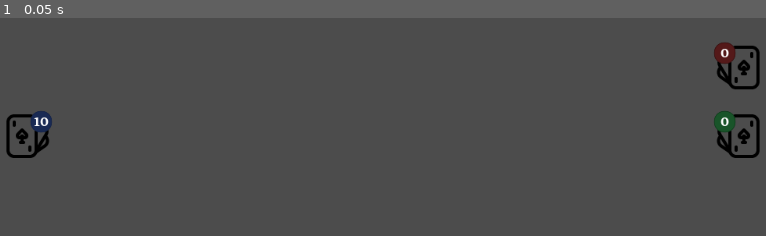
Above: before the commit, frame 1.
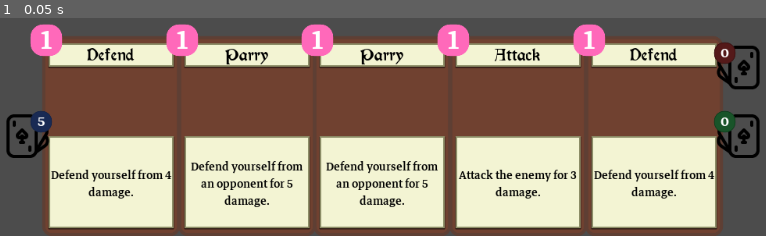
Above: after the commit, the same moment.

Repository: Maaack/Battle-Deck-Energy
Game: Godot game, scene res://Scenes/Main.tscn
The game is run twice, just before and just after one commit, with the same random seed, the same clock (stepped at 60 frames per second) and the same inputs.
Inputs:
- Up to frame 1 (0.05 s): no input

The runs differ from the first frame. In frame 1, 79% of the frame differs, in the area x 3-95%, y 2-100%.

Commit message:
INIT-01: Drawing first cards out of the deck and into hand.

Diff:
--- a/Resources/DecksSettings/DeckSettings.gd
+++ b/Resources/DeckSettings/DeckSettings.gd
@@ -5,6 +5,9 @@
 
 export(Array, PackedScene) var cards : Array = []
 
+
+func _to_string():
+	return str(cards)
 
 func size():
 	return cards.size()
--- /dev/null
+++ b/Resources/DeckSettings/StartingDeck.tres
@@ -0,0 +1,10 @@
+[gd_resource type="Resource" load_steps=5 format=2]
+
+[ext_resource path="res://Scenes/HUD/Cards/ParryCard.tscn" type="PackedScene" id=1]
+[ext_resource path="res://Scenes/HUD/Cards/DefendCard.tscn" type="PackedScene" id=2]
+[ext_resource path="res://Resources/DeckSettings/DeckSettings.gd" type="Script" id=3]
+[ext_resource path="res://Scenes/HUD/Cards/AttackCard.tscn" type="PackedScene" id=4]
+
+[resource]
+script = ExtResource( 3 )
+cards = [ ExtResource( 4 ), ExtResource( 4 ), ExtResource( 4 ), ExtResource( 4 ), ExtResource( 2 ), ExtResource( 2 ), ExtResource( 2 ), ExtResource( 2 ), ExtResource( 1 ), ExtResource( 1 ) ]
--- a/Resources/DecksSettings/StartingDeck.tres
+++ /dev/null
@@ -1,10 +0,0 @@
-[gd_resource type="Resource" load_steps=5 format=2]
-
-[ext_resource path="res://Scenes/HUD/Cards/AttackCard.tscn" type="PackedScene" id=1]
-[ext_resource path="res://Scenes/HUD/Cards/DefendCard.tscn" type="PackedScene" id=2]
-[ext_resource path="res://Resources/DecksSettings/DeckSettings.gd" type="Script" id=3]
-[ext_resource path="res://Scenes/HUD/Cards/ParryCard.tscn" type="PackedScene" id=4]
-
-[resource]
-script = ExtResource( 3 )
-cards = [ ExtResource( 1 ), ExtResource( 1 ), ExtResource( 1 ), ExtResource( 1 ), ExtResource( 2 ), ExtResource( 2 ), ExtResource( 2 ), ExtResource( 2 ), ExtResource( 4 ), ExtResource( 4 ) ]
--- a/Scenes/HUD/Decks/Base/Deck.gd
+++ b/Scenes/HUD/Decks/Base/Deck.gd
@@ -2,11 +2,14 @@
 extends Control
 
 
-export(Resource) var deck_settings setget set_deck_settings
-
 onready var count_label = $TextureRect/Panel/CountLabel
 
+var deck_settings : DeckSettings setget set_deck_settings
+
+
 func set_deck_settings(value:DeckSettings):
+	if not is_instance_valid(value):
+		return
 	deck_settings = value.duplicate()
 	_update_deck_count()
 
@@ -19,3 +22,16 @@
 	if not is_instance_valid(count_label):
 		return
 	count_label.text = str(deck_settings.size())
+
+func shuffle():
+	if not is_instance_valid(deck_settings):
+		return
+	deck_settings.shuffle()
+
+func draw_hand(count:int = 1):
+	var hand : Array = []
+	if not is_instance_valid(deck_settings):
+		return hand
+	hand = deck_settings.draw_hand(count)
+	_update_deck_count()
+	return hand
--- a/Scenes/HUD/Decks/Base/Deck.tscn
+++ b/Scenes/HUD/Decks/Base/Deck.tscn
@@ -1,13 +1,8 @@
-[gd_scene load_steps=6 format=2]
+[gd_scene load_steps=4 format=2]
 
 [ext_resource path="res://Assets/Sourced/Icons/LineHeroUnlimited/Medium/cards_game_solitaire_poker_blackjack_casino.png" type="Texture" id=1]
 [ext_resource path="res://Themes/HUD.tres" type="Theme" id=2]
 [ext_resource path="res://Scenes/HUD/Decks/Base/Deck.gd" type="Script" id=3]
-[ext_resource path="res://Resources/DecksSettings/DeckSettings.gd" type="Script" id=4]
-
-[sub_resource type="Resource" id=1]
-script = ExtResource( 4 )
-cards = [  ]
 
 [node name="Deck" type="Control"]
 anchor_right = 1.0
@@ -20,7 +15,6 @@
 __meta__ = {
 "_edit_use_anchors_": false
 }
-deck_settings = SubResource( 1 )
 
 [node name="TextureRect" type="TextureRect" parent="."]
 anchor_right = 1.0
--- a/Scenes/HUD/Decks/DrawPile.tscn
+++ b/Scenes/HUD/Decks/DrawPile.tscn
@@ -1,15 +1,9 @@
-[gd_scene load_steps=5 format=2]
+[gd_scene load_steps=3 format=2]
 
 [ext_resource path="res://Themes/StyleBoxes/DrawPileStyleBox.tres" type="StyleBox" id=1]
 [ext_resource path="res://Scenes/HUD/Decks/Base/Deck.tscn" type="PackedScene" id=2]
-[ext_resource path="res://Resources/DecksSettings/DeckSettings.gd" type="Script" id=5]
-
-[sub_resource type="Resource" id=1]
-script = ExtResource( 5 )
-cards = [  ]
 
 [node name="DrawPile" instance=ExtResource( 2 )]
-deck_settings = SubResource( 1 )
 
 [node name="Panel" parent="TextureRect" index="0"]
 custom_styles/panel = ExtResource( 1 )
--- a/Scenes/HUD/HUD.gd
+++ b/Scenes/HUD/HUD.gd
@@ -1 +1,12 @@
 extends Control
+
+
+var starter_deck = preload("res://Resources/DeckSettings/StartingDeck.tres")
+
+func _ready():
+	randomize()
+	$DrawPile.set_deck_settings(starter_deck)
+	$DrawPile.shuffle()
+	var cards : Array = $DrawPile.draw_hand(5)
+	for card_scene in cards:
+		$CenterBottom/Hand.add_card(card_scene)
--- a/Scenes/HUD/HUD.tscn
+++ b/Scenes/HUD/HUD.tscn
@@ -1,25 +1,10 @@
-[gd_scene load_steps=12 format=2]
+[gd_scene load_steps=6 format=2]
 
 [ext_resource path="res://Scenes/HUD/Decks/DrawPile.tscn" type="PackedScene" id=1]
 [ext_resource path="res://Scenes/HUD/HUD.gd" type="Script" id=2]
 [ext_resource path="res://Scenes/HUD/Decks/ExhaustPile.tscn" type="PackedScene" id=3]
 [ext_resource path="res://Scenes/HUD/Decks/DiscardPile.tscn" type="PackedScene" id=4]
-[ext_resource path="res://Scenes/HUD/Cards/ParryCard.tscn" type="PackedScene" id=5]
-[ext_resource path="res://Resources/DecksSettings/DeckSettings.gd" type="Script" id=6]
-[ext_resource path="res://Scenes/HUD/Cards/AttackCard.tscn" type="PackedScene" id=7]
-[ext_resource path="res://Scenes/HUD/Cards/DefendCard.tscn" type="PackedScene" id=8]
-
-[sub_resource type="Resource" id=1]
-script = ExtResource( 6 )
-cards = [ ExtResource( 7 ), ExtResource( 7 ), ExtResource( 7 ), ExtResource( 7 ), ExtResource( 8 ), ExtResource( 8 ), ExtResource( 8 ), ExtResource( 8 ), ExtResource( 5 ), ExtResource( 5 ) ]
-
-[sub_resource type="Resource" id=2]
-script = ExtResource( 6 )
-cards = [  ]
-
-[sub_resource type="Resource" id=3]
-script = ExtResource( 6 )
-cards = [  ]
+[ext_resource path="res://Scenes/HUD/Hand/Hand.tscn" type="PackedScene" id=9]
 
 [node name="HUD" type="Control"]
 anchor_right = 1.0
@@ -32,43 +17,37 @@
 "_edit_vertical_guides_": [ 23.6014, 935.507 ]
 }
 
-[node name="CenterBottom" type="CenterContainer" parent="."]
+[node name="CenterBottom" type="MarginContainer" parent="."]
 anchor_left = 0.5
 anchor_top = 1.0
 anchor_right = 0.5
 anchor_bottom = 1.0
 margin_left = -512.0
-margin_top = -152.0
+margin_top = -256.0
 margin_right = 512.0
 mouse_filter = 2
+custom_constants/margin_right = 80
+custom_constants/margin_left = 80
 __meta__ = {
-"_edit_lock_": true,
-"_edit_use_anchors_": false
+"_edit_lock_": true
 }
 
-[node name="CenterPoint" type="Control" parent="CenterBottom"]
-margin_left = 512.0
-margin_top = 76.0
-margin_right = 512.0
-margin_bottom = 76.0
+[node name="Hand" parent="CenterBottom" instance=ExtResource( 9 )]
 
 [node name="DrawPile" parent="." instance=ExtResource( 1 )]
 margin_left = 23.6014
 margin_top = 440.296
 margin_right = -936.399
 margin_bottom = -95.7039
-deck_settings = SubResource( 1 )
 
 [node name="DiscardPile" parent="." instance=ExtResource( 4 )]
 margin_left = 935.507
 margin_top = 440.296
 margin_right = -24.4934
 margin_bottom = -95.7034
-deck_settings = SubResource( 2 )
 
 [node name="ExhaustPile" parent="." instance=ExtResource( 3 )]
 margin_left = 935.507
 margin_top = 352.41
 margin_right = -24.4935
 margin_bottom = -183.59
-deck_settings = SubResource( 3 )
--- /dev/null
+++ b/Scenes/HUD/Hand/CardContainer/CardContainer.gd
@@ -0,0 +1,17 @@
+extends Container
+
+
+onready var card_container = $CenteredControl
+
+
+func set_card(card_scene:PackedScene):
+	if not is_instance_valid(card_container):
+		return
+	_clear_children()
+	var card_instance = card_scene.instance()
+	card_container.add_child(card_instance)
+
+func _clear_children():
+	if card_container.get_child_count() > 0:
+		for child in card_container.get_children():
+			child.queue_free()
--- /dev/null
+++ b/Scenes/HUD/Hand/CardContainer/CardContainer.tscn
@@ -0,0 +1,12 @@
+[gd_scene load_steps=2 format=2]
+
+[ext_resource path="res://Scenes/HUD/Hand/CardContainer/CardContainer.gd" type="Script" id=1]
+
+[node name="CardContainer" type="CenterContainer"]
+size_flags_horizontal = 3
+script = ExtResource( 1 )
+__meta__ = {
+"_edit_use_anchors_": false
+}
+
+[node name="CenteredControl" type="Control" parent="."]
--- /dev/null
+++ b/Scenes/HUD/Hand/Hand.gd
@@ -0,0 +1,11 @@
+extends HBoxContainer
+
+
+onready var container_scene = preload("res://Scenes/HUD/Hand/CardContainer/CardContainer.tscn")
+
+func add_card(card_scene:PackedScene):
+	if not is_instance_valid(container_scene):
+		return
+	var container_instance = container_scene.instance()
+	add_child(container_instance)
+	container_instance.set_card(card_scene)
--- /dev/null
+++ b/Scenes/HUD/Hand/Hand.tscn
@@ -0,0 +1,13 @@
+[gd_scene load_steps=2 format=2]
+
+[ext_resource path="res://Scenes/HUD/Hand/Hand.gd" type="Script" id=1]
+
+[node name="Hand" type="HBoxContainer"]
+margin_left = 80.0
+margin_right = 944.0
+margin_bottom = 256.0
+size_flags_horizontal = 3
+script = ExtResource( 1 )
+__meta__ = {
+"_edit_use_anchors_": false
+}
--- a/project.godot
+++ b/project.godot
@@ -17,7 +17,7 @@
 "base": "Resource",
 "class": "DeckSettings",
 "language": "GDScript",
-"path": "res://Resources/DecksSettings/DeckSettings.gd"
+"path": "res://Resources/DeckSettings/DeckSettings.gd"
 } ]
 _global_script_class_icons={
 "CardSettings": "",
